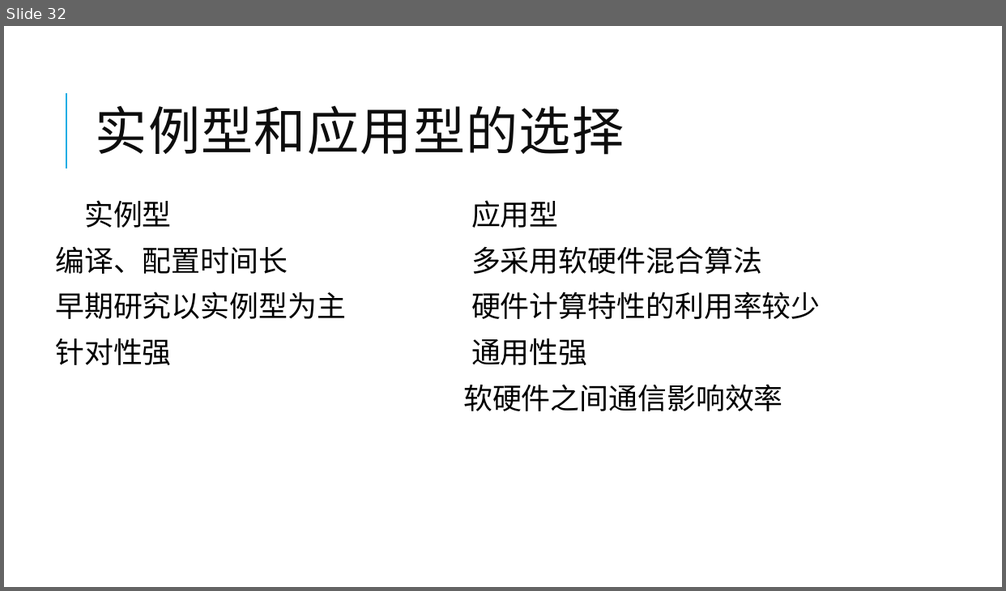
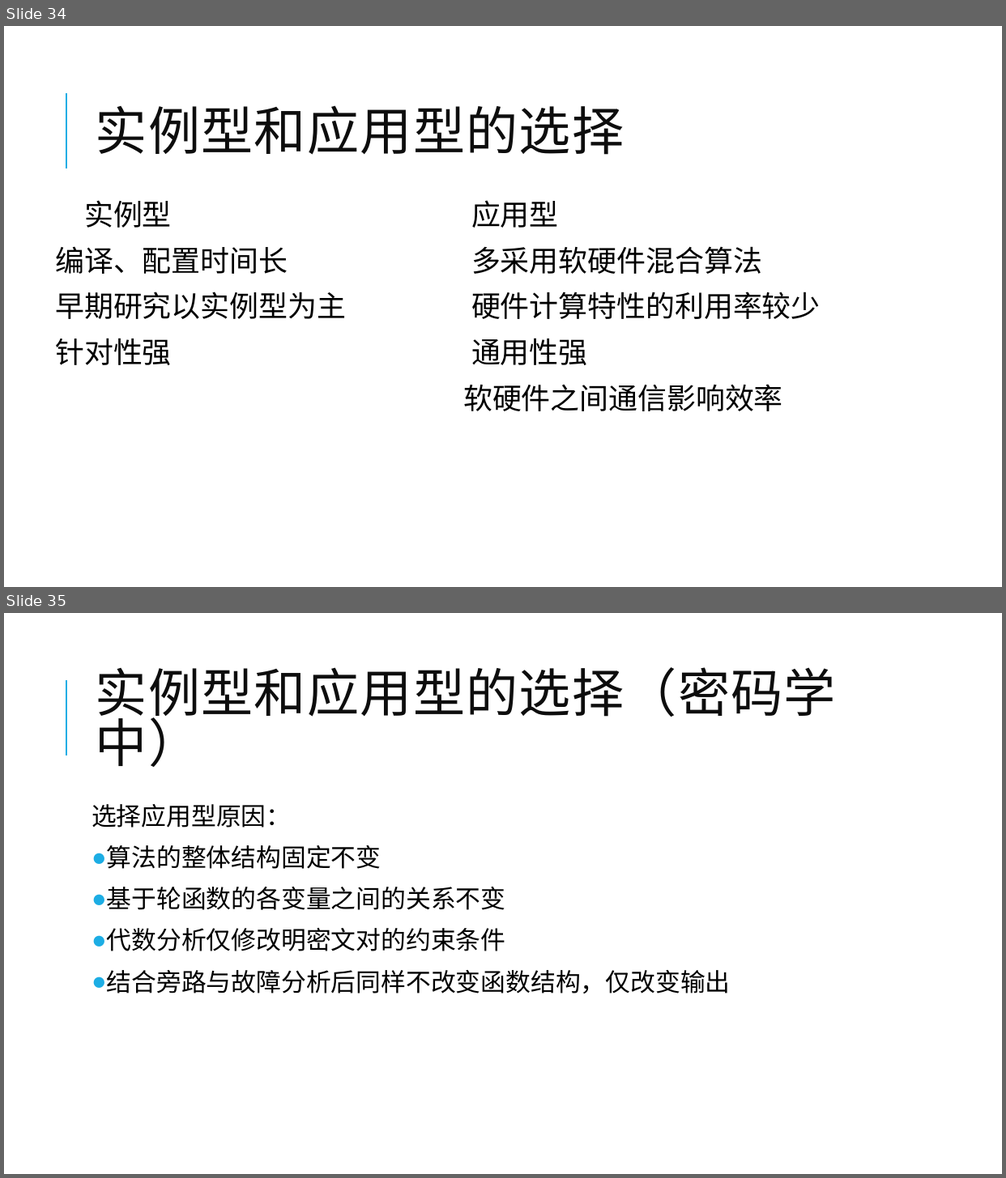
Before and after one commit to yberlin/hello-world, a slide deck: 数电/代数解析器与其密码学领域的应用.pptx. Shown one above the other, each under a label of ours: slide 32 before the commit, slides 34 and 35 after it. The pictures are 1006x591 and 1006x1178 pixels, drawn with LibreOffice and Linux fonts; fonts in the diff are those of the drawing. Boxes give left, top, right and bottom in pixels: in the first picture for what was removed or moved away, otherwise in the second. Text is boxed around its words. In the diff, an @@ line names an element or a change of style, - is before the commit and + after.

```diff
--- a/数电/代数解析器与其密码学领域的应用.pptx
+++ b/数电/代数解析器与其密码学领域的应用.pptx
@@ slide 35 added at <box>4,613,1002,1174</box>, background #FFFFFF; not listed: 1 template element that a slide beside it also shows @@
@@ title added at <box>96,667,836,767</box>, 50 pt, text #0D0D0D @@
+实例型和应用型的选择（密码学中）
@@ text added at <box>91,804,731,994</box>, 24 pt, text #000000 @@
+选择应用型原因：
+● 算法的整体结构固定不变
+● 基于轮函数的各变量之间的关系不变
+● 代数分析仅修改明密文对的约束条件
+● 结合旁路与故障分析后同样不改变函数结构，仅改变输出
@@ what was slide 32 is now slide 34 @@
```
Also in this commit, not shown: 4 slides changed, 3 other slides added.
